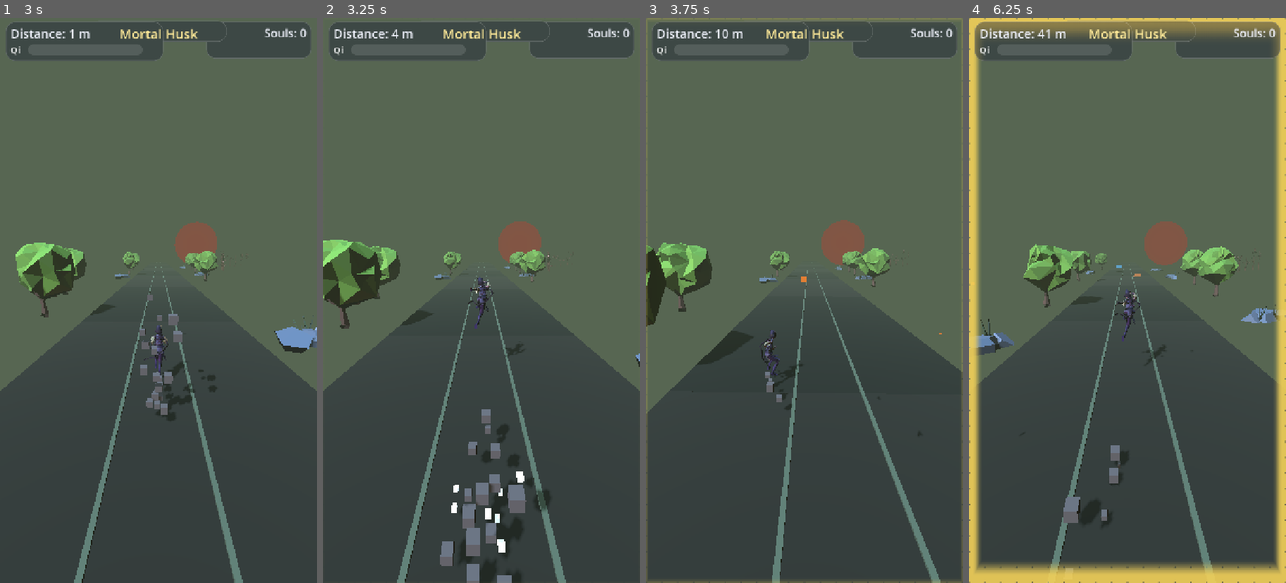
Above: before the commit, frames 1-4 (left to right).
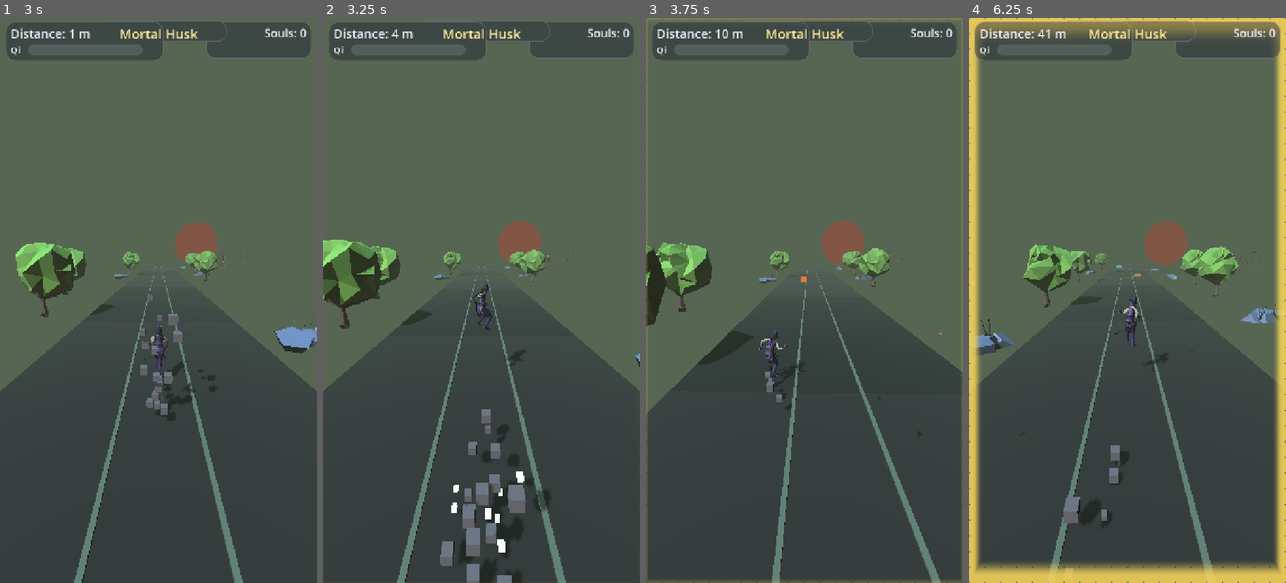
Above: after the commit, the same moments.

Repository: DanielEleojo/tribulation
Game: Godot game, scene res://scenes/splash.tscn
The game is run twice, just before and just after one commit, with the same random seed, the same clock (stepped at 60 frames per second) and the same inputs.
Inputs (mouse positions are in pixels of both pictures, inside the frame that each line leads up to):
- Up to frame 1 (3 s): tap Enter (restart) at 0.5, 1.25, 2 s; move the mouse to (228, 272) at 0.52 s; hold Right (move_right) 0.53-1.28 s; tap Space (jump) at 0.6, 0.77, 1.07, 1.52, 1.55, 1.82, 2.3, 2.85 s; click (228, 272) at 0.67 s; move the mouse to (95, 328) at 1.27 s; hold Left (move_left) 1.28-2.03 s; tap F (slash) at 1.35 s; move the mouse to (190, 176) at 2.02 s; hold Right (move_right) from 2.03 s (still down); tap Down (slide) at 2.1 s; move the mouse to (142, 413) at 2.77 s; click (142, 413) at 2.92 s
- Up to frame 2 (3.25 s): keep holding Right (move_right); tap Space (jump) at 3.02 s
- Up to frame 3 (3.75 s): tap Space (jump) at 3.32 s; move the mouse to (899, 385) at 3.52 s; release Right (move_right) at 3.53 s; hold Left (move_left) from 3.53 s (still down); tap F (slash) at 3.6 s
- Up to frame 4 (6.25 s): tap Space (jump) at 3.77, 3.8, 4.07, 4.52, 4.55, 4.82, 5.1, 6.02, 6.05 s; move the mouse to (1032, 215) at 4.27 s; tap Down (slide) at 4.35 s; move the mouse to (1143, 300) at 5.02 s; click (1143, 300) at 5.17 s; move the mouse to (1079, 159) at 5.77 s; release Left (move_left) at 5.78 s; hold Right (move_right) from 5.78 s (still down); tap F (slash) at 5.85 s

Frame 1 is identical in both runs. In frame 2, 0.3% of the frame differs, in the area x 45-64%, y 46-62%; in frame 3, 0.2%; in frame 4, 0.4%, in the area x 45-63%, y 48-63%.

Commit message:
Sync jump animation speed to airtime (completes on landing)

Diff:
--- a/scripts/player.gd
+++ b/scripts/player.gd
@@ -206,7 +206,17 @@
 		want = CLIP["slide"]
 	elif not _grounded:
 		want = CLIP["jump"]
-	if _anim_player.current_animation != want and _anim_player.has_animation(want):
+	if _anim_player.current_animation == want or not _anim_player.has_animation(want):
+		return
+	if want == CLIP["jump"]:
+		# Time-fit the Jump clip to the airtime so it completes right as we land.
+		var clip_len: float = _anim_player.get_animation(want).length
+		var airtime: float = 2.0 * jump_velocity / gravity
+		var spd: float = 1.0
+		if airtime > 0.05 and clip_len > 0.01:
+			spd = clip_len / airtime
+		_anim_player.play(want, -1, spd)
+	else:
 		_anim_player.play(want)
 
 ## Primitive fallback: a dark caped swordsman built from boxes/capsules.
@@ -338,8 +348,7 @@
 		_jump_buf = 0.0
 		_pending_slide = false
 		_sfx("jump")
-		if _has_model:
-			_play_clip("jump")
+		# (the Jump clip is played by _update_anim once airborne, time-fitted to airtime)
 
 	# A queued fast-fall slide fires the moment we touch down.
 	if grounded and not _was_on_floor and _pending_slide:
Not shown, changed: devlog.txt
